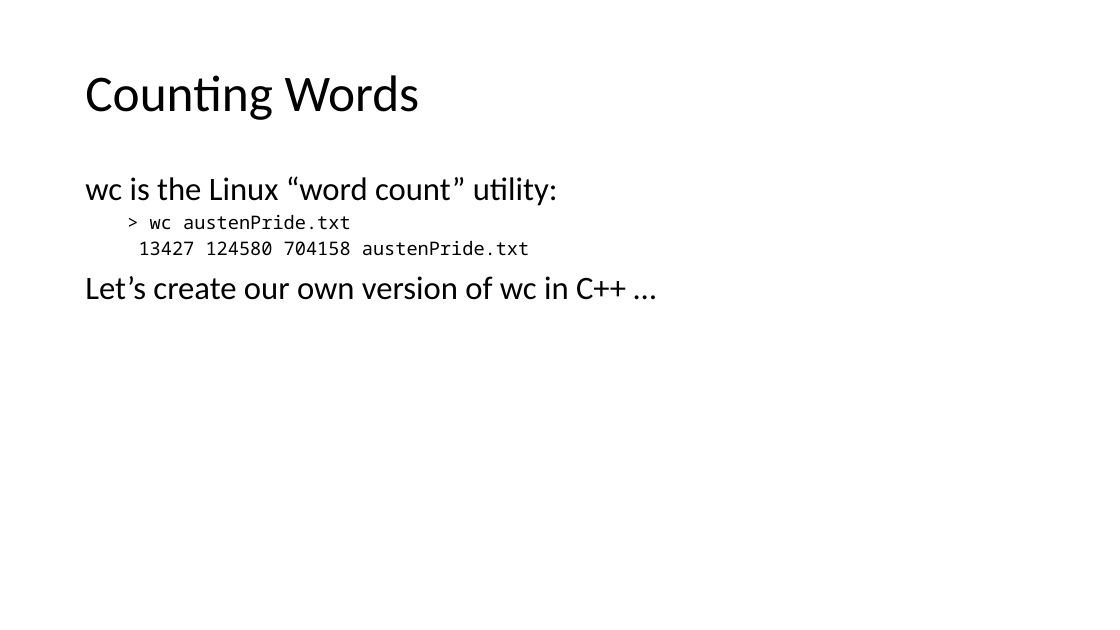
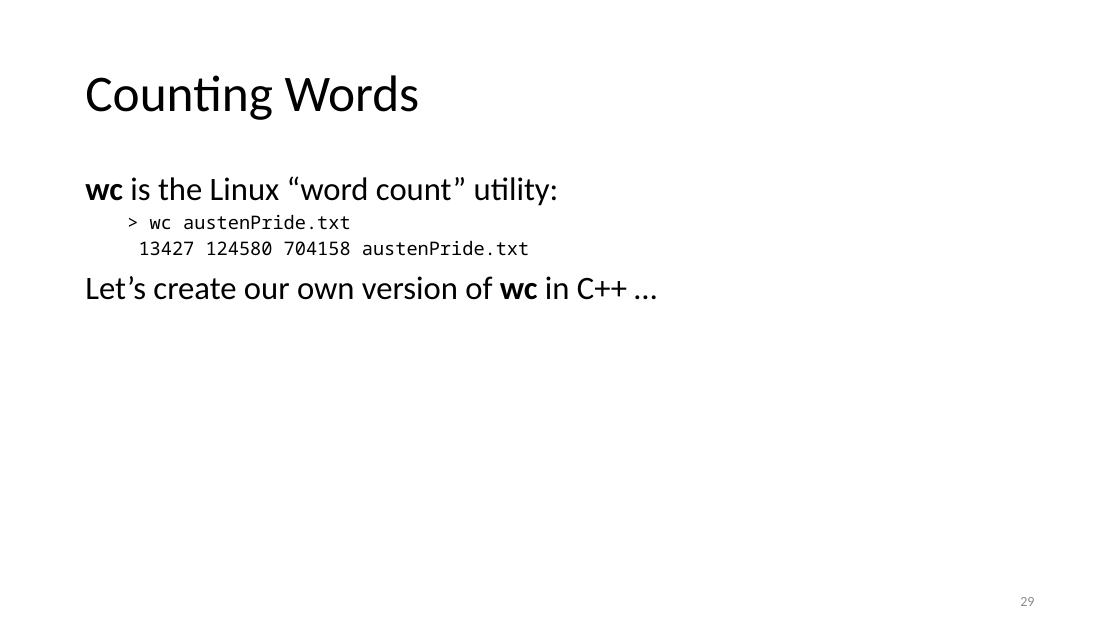
Before and after one commit to tjd1234/cmpt135spring2024, a slide deck: slide 29 of sample_code/week1/week1_cmpt135.pptx (slide 10 before the commit). Drawn at 1120x630 pixels with LibreOffice and Linux fonts; fonts in the diff are those of the drawing. Boxes give left, top, right and bottom in pixels: in the first picture for what was removed or moved away, otherwise in the second. Text is boxed around its words. In the diff, an @@ line names an element or a change of style, - is before the commit and + after.

```diff
--- a/sample_code/week1/week1_cmpt135.pptx
+++ b/sample_code/week1/week1_cmpt135.pptx
@@ text at [85, 176, 627, 300]: bold on in "wc", "wc" @@
@@ page number added at [1020, 597, 1034, 606], 12 pt, text #8C8C8C @@
+29
```
Also in this commit, not shown: 8 other slides changed, 19 slides added, 6 other files.
